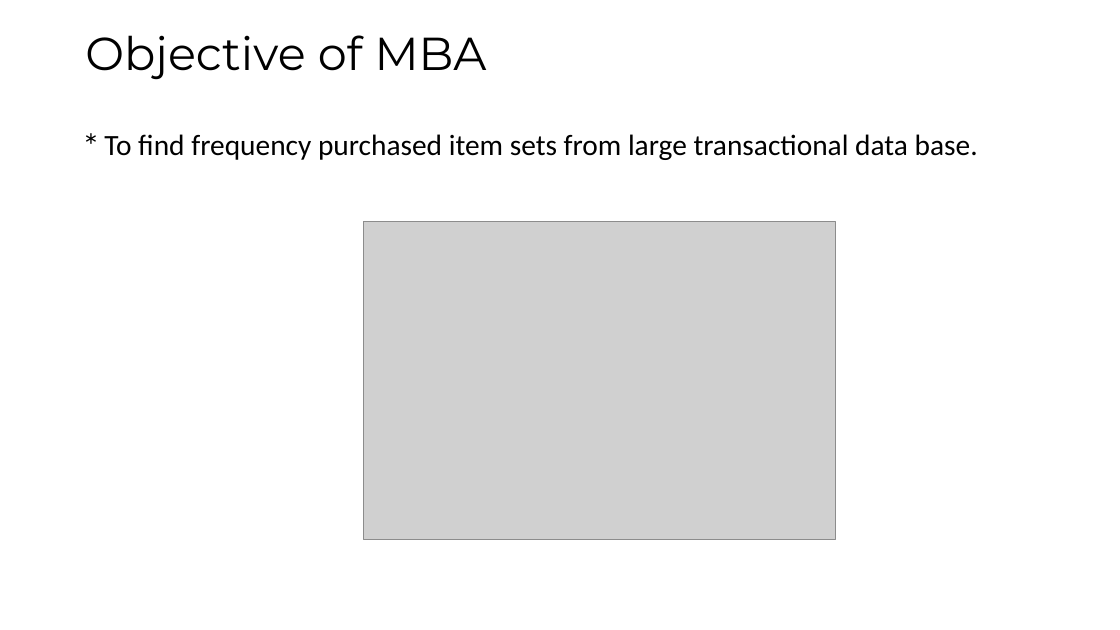
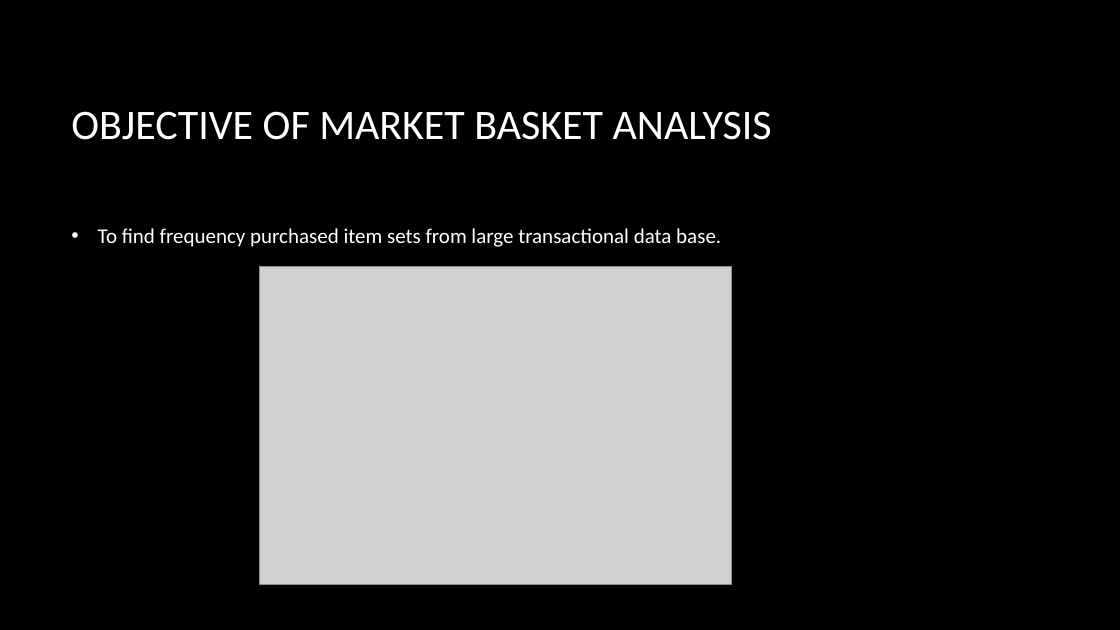
Before and after one commit to keerthiratna/Grocery-Genius-Smart-grocery-shopping-Assistance-with-basket-analysis, a slide deck: slide 4 of MARKET BASKET ANALYSIS PRESENTATION PPT.pptx (slide 5 before the commit). Drawn at 1120x630 pixels with LibreOffice and Linux fonts; fonts in the diff are those of the drawing; grey boxes stand for pictures; background and template pictures are left out. Boxes give left, top, right and bottom in pixels: in the first picture for what was removed or moved away, otherwise in the second. Text is boxed around its words. In the diff, an @@ line names an element or a change of style, - is before the commit and + after.

```diff
--- a/MARKET BASKET ANALYSIS PRESENTATION PPT.pptx
+++ b/MARKET BASKET ANALYSIS PRESENTATION PPT.pptx
@@ background #FFFFFF to picture (left out) @@
@@ title added at <box>71,111,772,140</box>, 36 pt, text #FFFFFF @@
+OBJECTIVE OF MARKET BASKET ANALYSIS
@@ text at <box>98,228,721,247</box>: text changed; size 25.2 to 18 pt; text colour #000000 to #FFFFFF @@
-Objective of MBA
-* To find frequency purchased item sets from large transactional data base.
+• To find frequency purchased item sets from large transactional data base.
@@ picture: place and size @@
-picture at <box>364,222,836,539</box>
+picture at <box>260,267,732,585</box>
```
Also in this commit, not shown: 23 other slides changed, 3 slides added, 3 slides removed, 1 other file.
